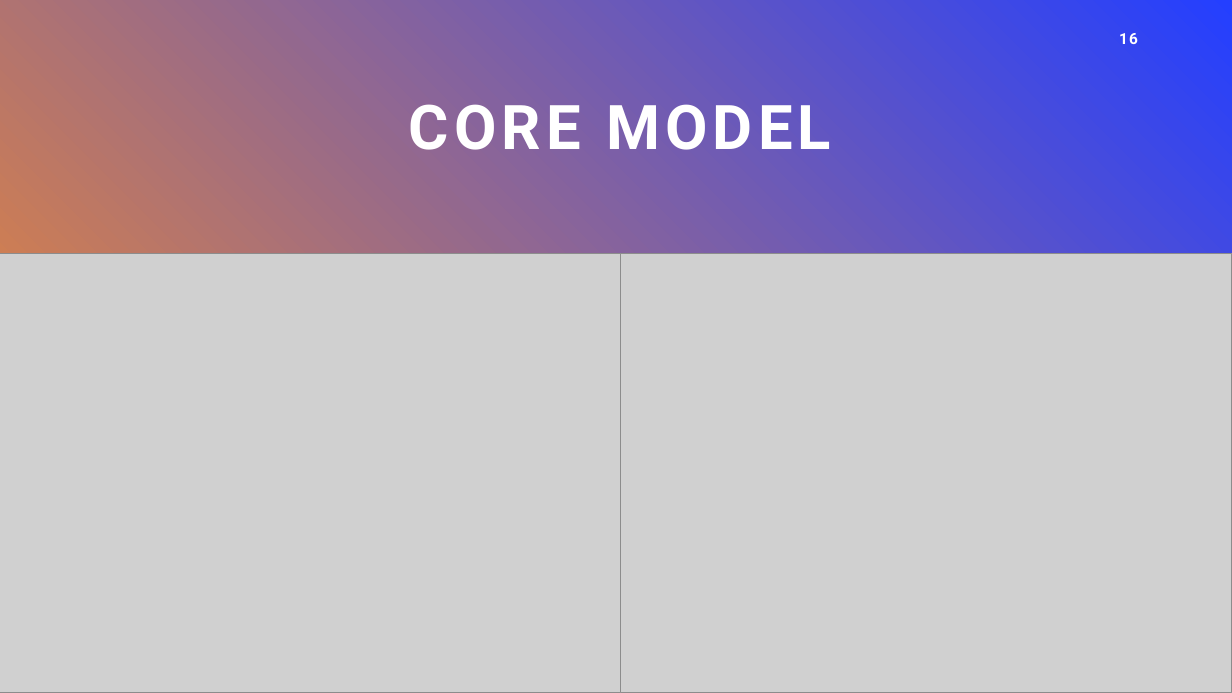
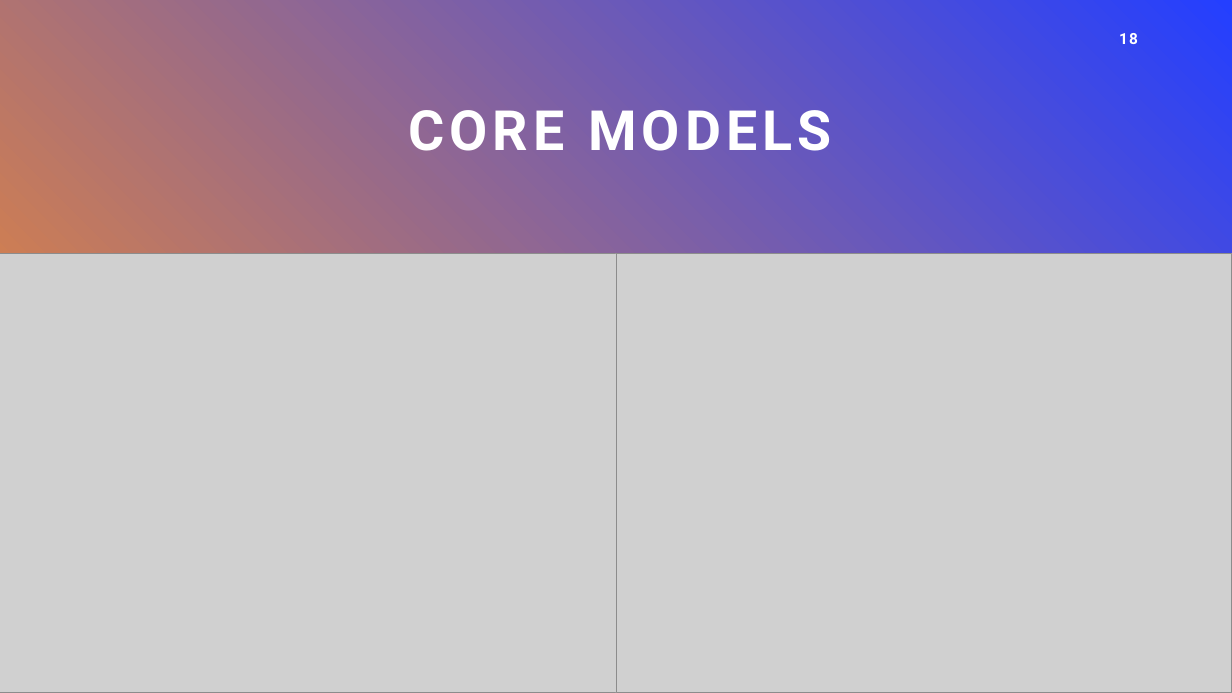
Before and after one commit to magopyan/Pocket-Finances, a slide deck: slide 18 of Documentation/Final Presentation/Presentation.pptx (slide 16 before the commit). Drawn at 1232x693 pixels with LibreOffice and Linux fonts; fonts in the diff are those of the drawing; grey boxes stand for pictures. Boxes give left, top, right and bottom in pixels: in the first picture for what was removed or moved away, otherwise in the second. Text is boxed around its words. In the diff, an @@ line names an element or a change of style, - is before the commit and + after.

```diff
--- a/Documentation/Final Presentation/Presentation.pptx
+++ b/Documentation/Final Presentation/Presentation.pptx
@@ title at [408,110,832,151]: text changed; size 48 to 43.2 pt @@
-CORE MODEL
+CORE MODELS
@@ picture: place and size @@
-picture at [620,253,1232,693]
+picture at [616,253,1232,693]
```
Also in this commit, not shown: 9 other slides changed, 4 slides added, 2 slides removed, 2 other files.
